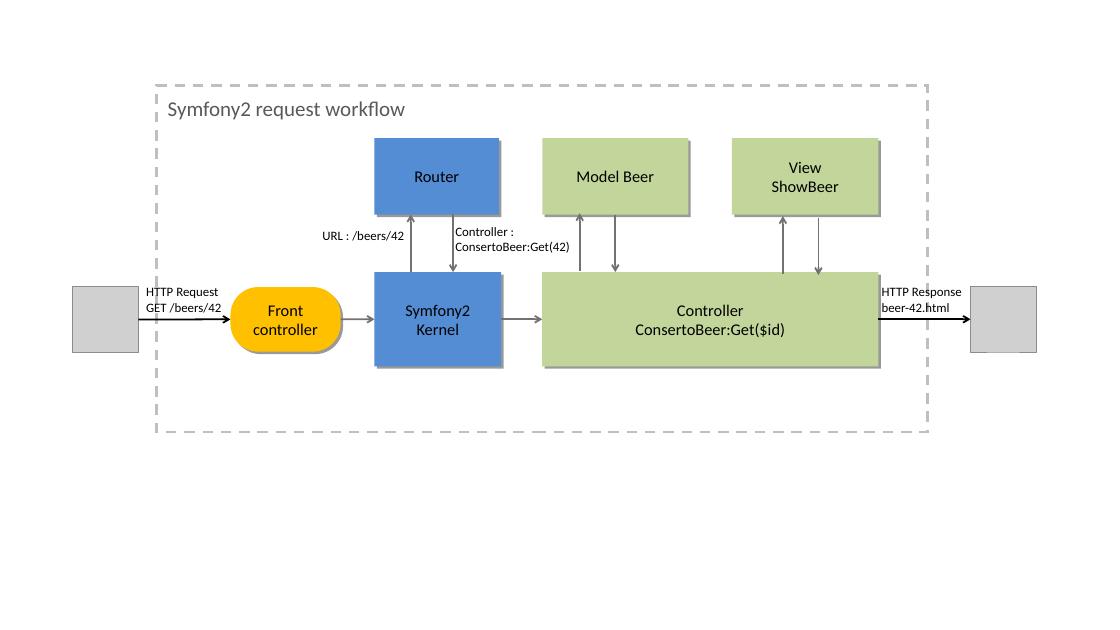
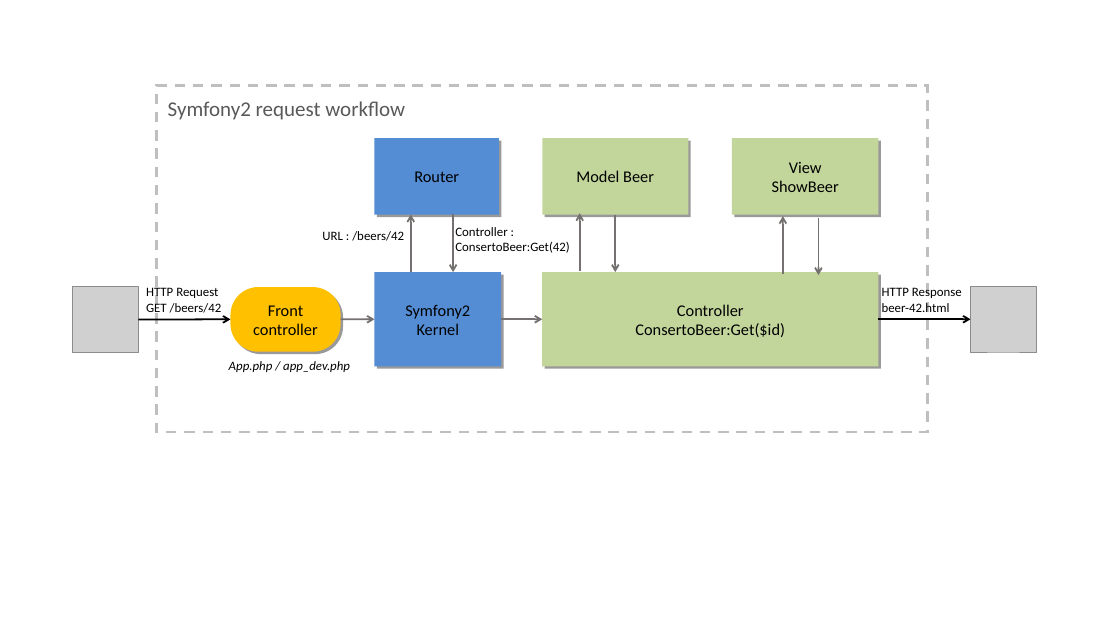
Before and after one commit to maxpou-slides/maxpou-slides.github.io, a slide deck: slide 3 of slides/symfony2-basics-conserto/img/schema.pptx. Drawn at 1120x630 pixels with LibreOffice and Linux fonts; fonts in the diff are those of the drawing; grey boxes stand for pictures. Boxes give left, top, right and bottom in pixels: in the first picture for what was removed or moved away, otherwise in the second. Text is boxed around its words. In the diff, an @@ line names an element or a change of style, - is before the commit and + after.

Commit message:
Update SF slides

```diff
--- a/slides/symfony2-basics-conserto/img/schema.pptx
+++ b/slides/symfony2-basics-conserto/img/schema.pptx
@@ text added at (229,361,350,372), 11 pt, text #000000, italic @@
+App.php / app_dev.php
```
Also in this commit, not shown: 1 slide added, 5 other files.
